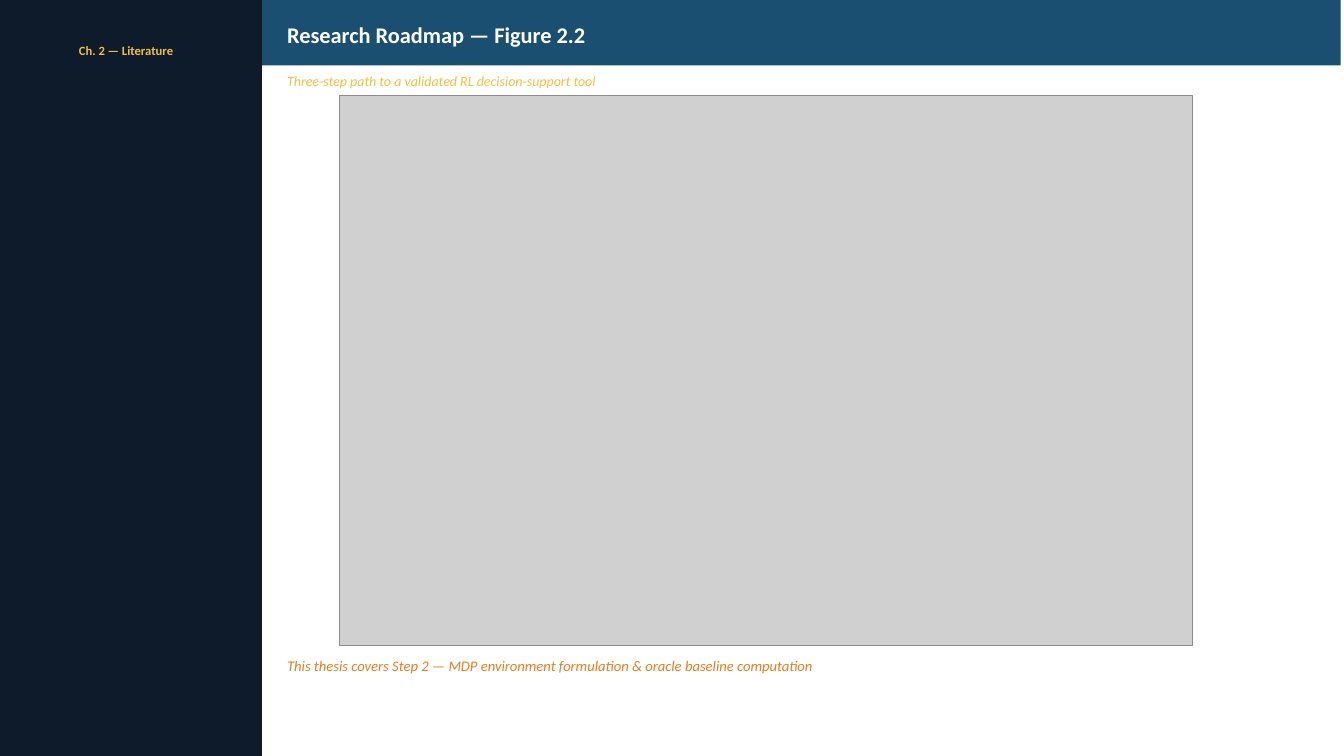
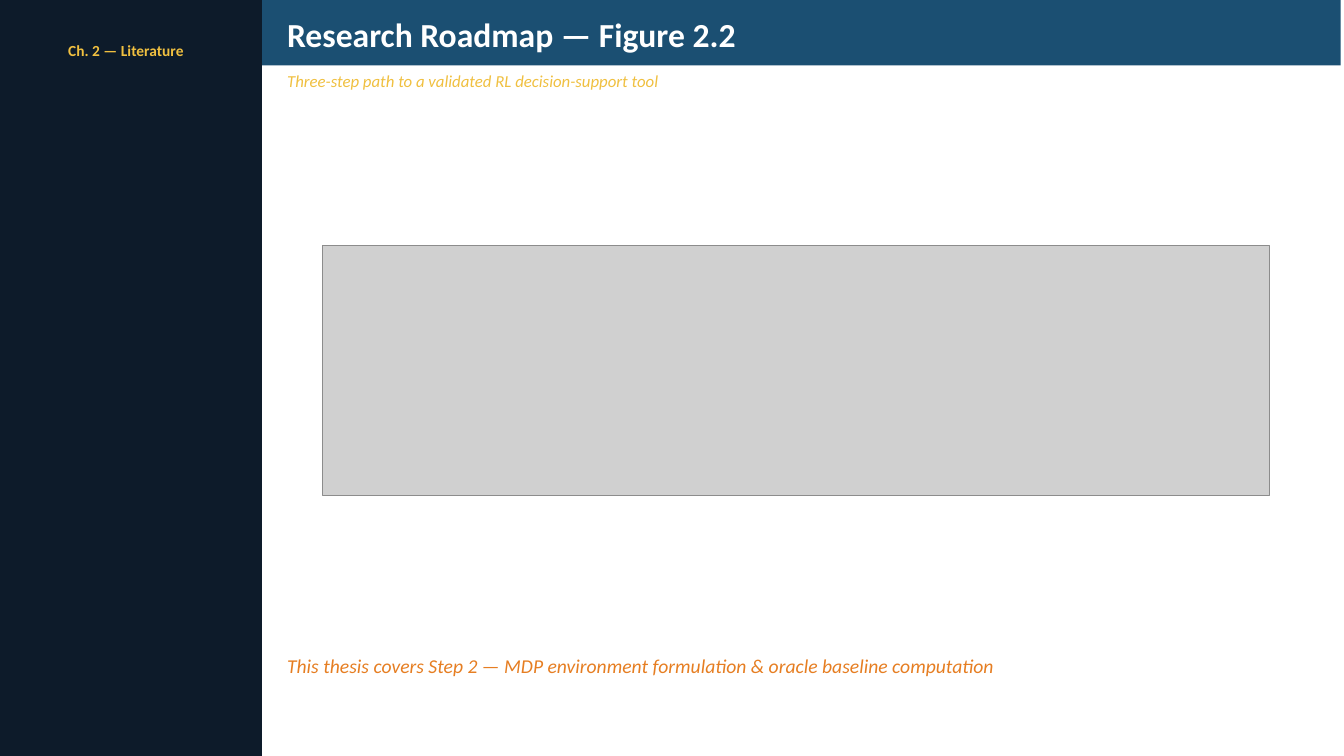
Before and after one commit to UDynamic/PPO-project-portfolio-budgeting-AI-agent, a slide deck: slide 5 of docs/pp_presentation/thesis_presentation.pptx. Drawn at 1344x756 pixels with LibreOffice and Linux fonts; fonts in the diff are those of the drawing; grey boxes stand for pictures. Boxes give left, top, right and bottom in pixels: in the first picture for what was removed or moved away, otherwise in the second. Text is boxed around its words. In the diff, an @@ line names an element or a change of style, - is before the commit and + after.

Commit message:
CREATED thesis_presentaion.pptx : polished and exported as PDF

```diff
--- a/docs/pp_presentation/thesis_presentation.pptx
+++ b/docs/pp_presentation/thesis_presentation.pptx
@@ text "Research Roadmap — Figure 2.2" at [287,23,736,53]: size 16 to 24 pt @@
@@ text "Ch. 2 — Literature" at [68,45,184,56]: size 9 to 11 pt @@
@@ text "Three-step path to a validated ..." at [287,75,659,90]: size 10 to 12 pt @@
@@ picture removed at [340,95,1193,645] @@
@@ picture added at [323,246,1270,496] @@
@@ text "This thesis covers Step 2 ..." at [287,659,993,676]: size 10.5 to 14 pt @@
```
Also in this commit, not shown: 16 other slides changed, 1 other file.
